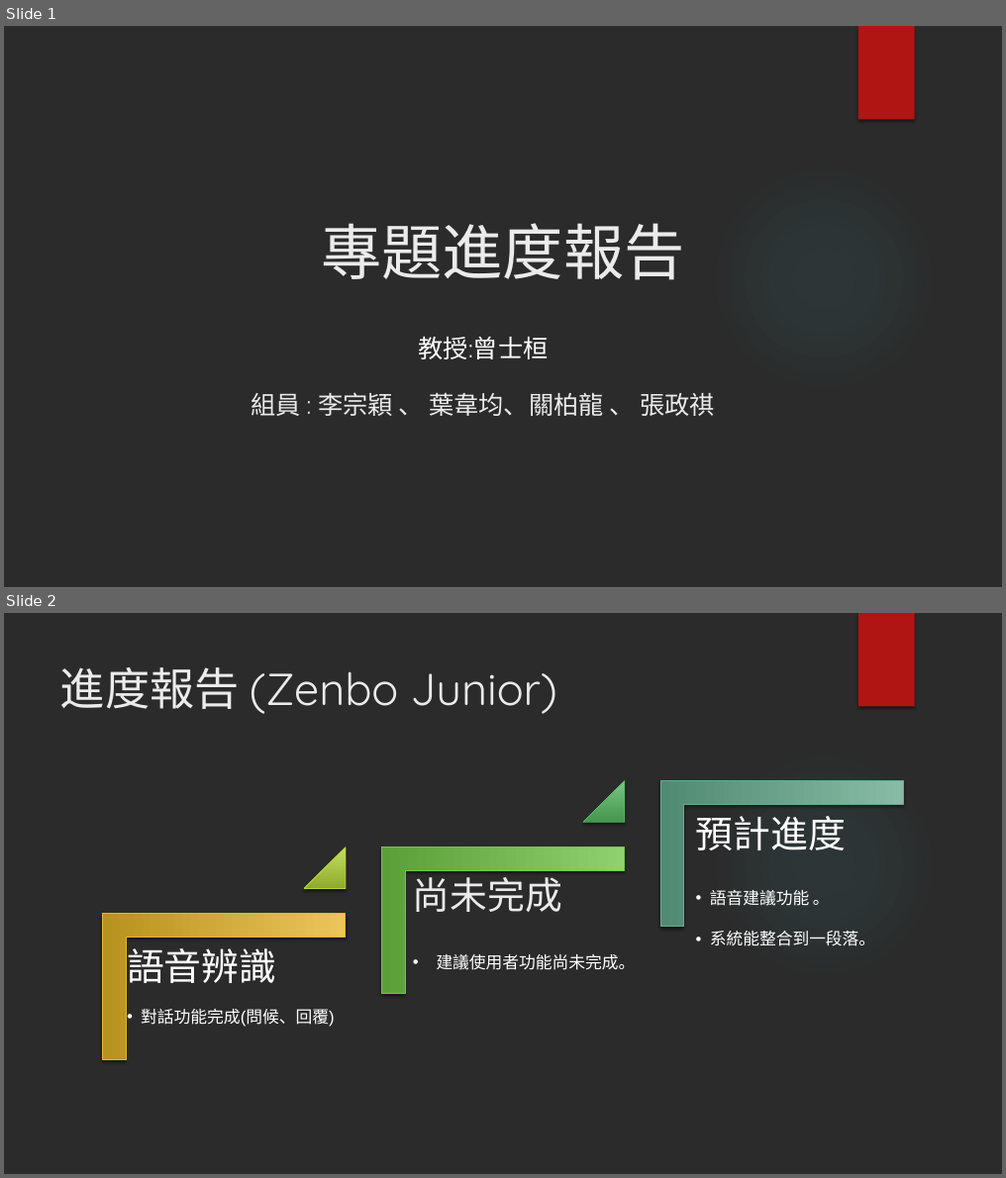
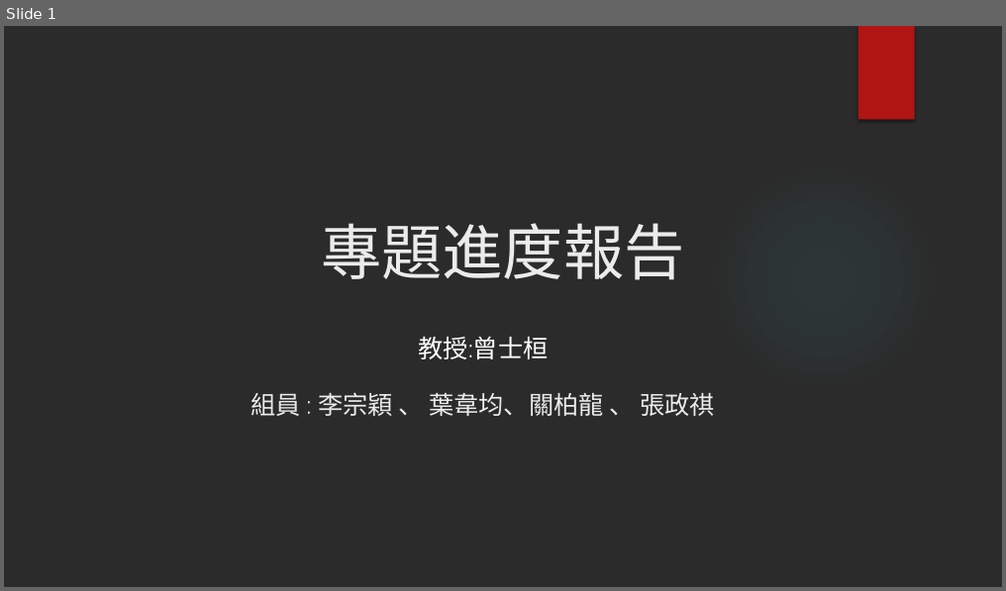
Before and after one commit to LEE-ZongYing/AIOT-vital-signs-measuring-and-analyzing-system, a slide deck: 計劃書、簡報/專題進度報告02_26.pptx. Shown one above the other, each under a label of ours: slides 1 and 2 before the commit, slide 1 after it. The pictures are 1006x1178 and 1006x591 pixels, drawn with LibreOffice and Linux fonts; fonts in the diff are those of the drawing; background and template pictures are left out; a plain dark background stands for a picture behind light text. Boxes give left, top, right and bottom in pixels: in the first picture for what was removed or moved away, otherwise in the second. Text is boxed around its words. In the diff, an @@ line names an element or a change of style, - is before the commit and + after.

Commit message:
update
ppt and zenbo

```diff
--- a/計劃書、簡報/專題進度報告02_26.pptx
+++ b/計劃書、簡報/專題進度報告02_26.pptx
@@ slide 2 removed at (4,613,1002,1174), background picture (left out); not listed: 2 template elements that a slide beside it also shows @@
@@ title removed at (60,667,557,714) @@
-進度報告 (Zenbo Junior)
@@ group removed at (102,780,904,1059): 3 corners, 2 texts, 2 triangles @@
-語音辨識
-  • 對話功能完成(問候、回覆)
-預計進度
-  • 語音建議功能 。
-  • 系統能整合到一段落。
@@ text removed at (413,877,636,970) @@
-尚未完成
-• 建議使用者功能尚未完成。
```
Also in this commit, not shown: 1 slide added, 1 other file.
